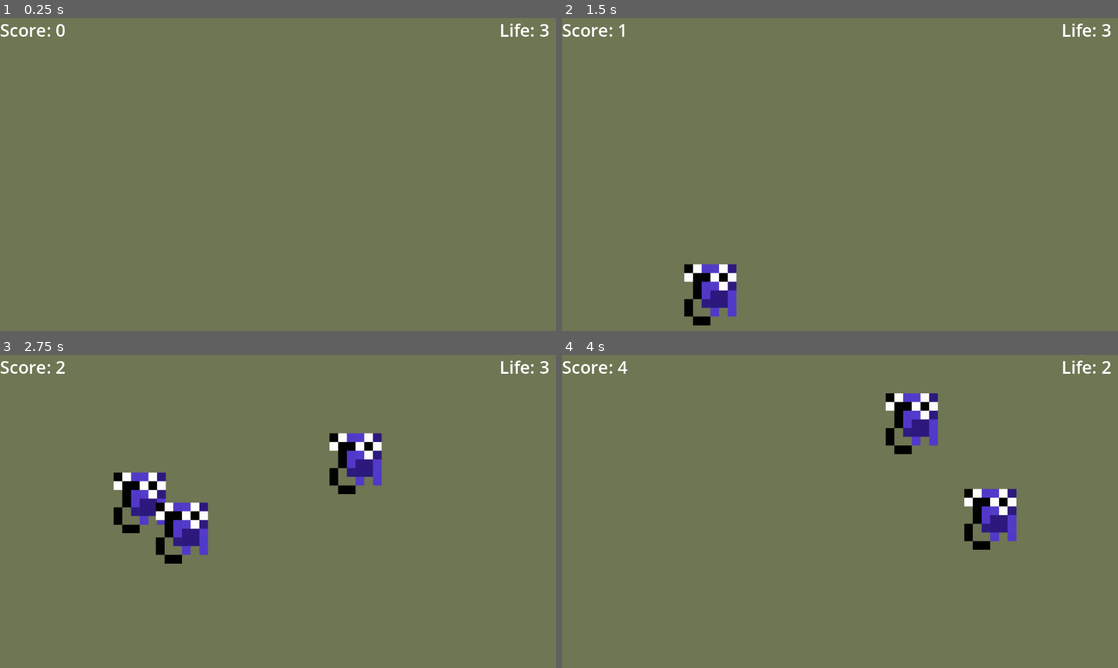
Above: before the commit, frames 1-4 (two rows, left to right).
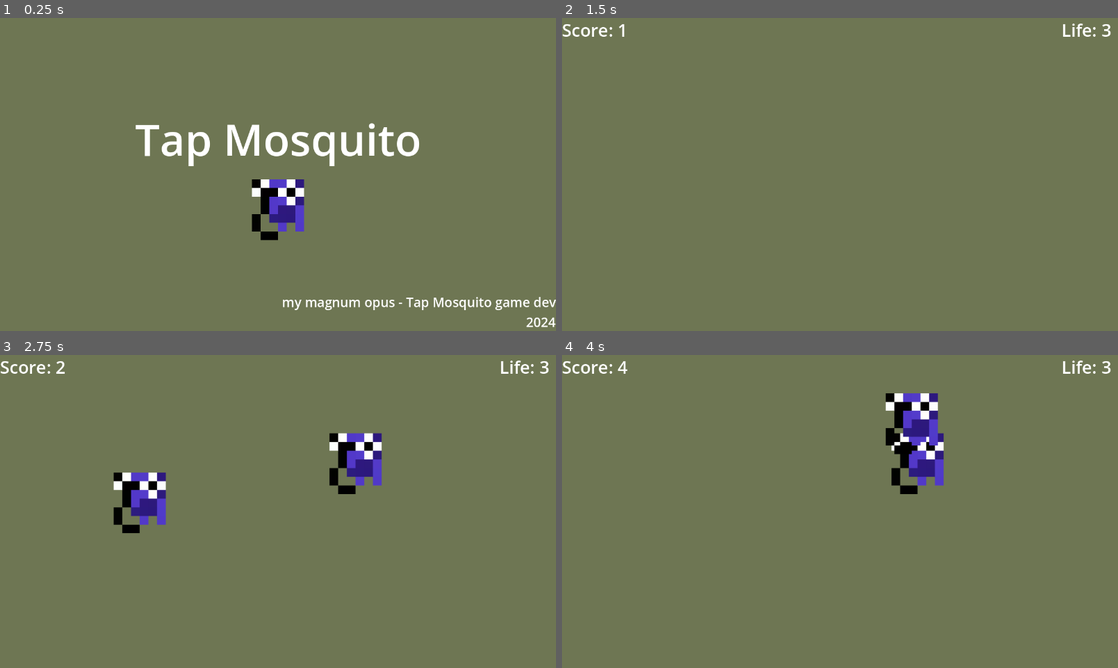
Above: after the commit, the same moments.

Repository: mrrossm/tapmosquito
Game: Godot game, scene res://start.tscn
The game is run twice, just before and just after one commit, with the same random seed, the same clock (stepped at 60 frames per second) and the same inputs. Before the commit the project starts from res://game.tscn.
Inputs (mouse positions are in pixels of both pictures, inside the frame that each line leads up to):
- Up to frame 1 (0.25 s): no input
- Up to frame 2 (1.5 s): click (840, 205) at 0.52 s; move the mouse to (662, 111) at 1.27 s; click (662, 111) at 1.42 s
- Up to frame 3 (2.75 s): tap Enter at 2 s; move the mouse to (150, 630) at 2.02 s; click (150, 630) at 2.17 s
- Up to frame 4 (4 s): move the mouse to (701, 502) at 2.77 s; click (701, 502) at 2.92 s; tap Space at 3.5 s; move the mouse to (745, 533) at 3.52 s; click (745, 533) at 3.67 s

The runs differ from the first frame. In frame 1, 4.5% of the frame differs, in the area x 0-100%, y 1-99%; in frame 2, 1.4%; in frame 3, 1.4%; in frame 4, 2.6%.

Commit message:
ui is now vboxed

Diff:
--- /dev/null
+++ b/_script/game_over.gd
@@ -0,0 +1,7 @@
+extends Control
+
+@onready var score_label = $Panel/VBoxContainer/Score
+@onready var globals = get_node("/root/Globals")
+
+func _process(delta):
+	score_label.text = "Tapped: " + str(globals.score)
--- /dev/null
+++ b/_script/globals.gd
@@ -0,0 +1,4 @@
+extends Node
+
+# Score is used to get the score from the gameplay to the game over screen
+var score = 0
--- a/_script/score_hud.gd
+++ b/_script/score_hud.gd
@@ -24,6 +24,8 @@
 # Decrease life :todo switch to game over screen
 func _on_spawner_life_down():
 	initial_life -= 1
-	# if life turns 0, turn to game over scene.
-	if initial_life == 0:
+	# if life turns 0, turn to game over scene. also transfer the globals value score
+	if initial_life <= 0:
+		var globals = get_node("/root/Globals")
+		globals.score = initial_score
 		get_tree().change_scene_to_file("res://game_over.tscn")
--- a/game_over.tscn
+++ b/game_over.tscn
@@ -1,8 +1,12 @@
-[gd_scene load_steps=4 format=3 uid="uid://dlv304rp70nii"]
+[gd_scene load_steps=7 format=3 uid="uid://dlv304rp70nii"]
 
+[ext_resource type="Script" path="res://_script/game_over.gd" id="1_bsnv1"]
 [ext_resource type="Script" path="res://_script/quit.gd" id="1_f7hk1"]
 [ext_resource type="Script" path="res://_script/restart.gd" id="1_lmeol"]
+[ext_resource type="PackedScene" uid="uid://ch48evakmhgyv" path="res://background.tscn" id="1_q0vbn"]
 [ext_resource type="Script" path="res://_script/menu.gd" id="2_70m4h"]
+
+[sub_resource type="StyleBoxEmpty" id="StyleBoxEmpty_qjohp"]
 
 [node name="GameOver" type="Control"]
 layout_mode = 3
@@ -11,46 +15,61 @@
 anchor_bottom = 1.0
 grow_horizontal = 2
 grow_vertical = 2
+script = ExtResource("1_bsnv1")
 
-[node name="Label" type="Label" parent="."]
+[node name="Background" parent="." instance=ExtResource("1_q0vbn")]
 layout_mode = 0
-offset_left = 382.0
-offset_top = 115.0
-offset_right = 927.0
-offset_bottom = 252.0
+mouse_filter = 2
+
+[node name="Panel" type="Panel" parent="."]
+layout_mode = 0
+offset_right = 1280.0
+offset_bottom = 720.0
+theme_override_styles/panel = SubResource("StyleBoxEmpty_qjohp")
+
+[node name="VBoxContainer" type="VBoxContainer" parent="Panel"]
+layout_mode = 1
+anchors_preset = 8
+anchor_left = 0.5
+anchor_top = 0.5
+anchor_right = 0.5
+anchor_bottom = 0.5
+offset_left = -20.0
+offset_top = -20.0
+offset_right = 20.0
+offset_bottom = 20.0
+grow_horizontal = 2
+grow_vertical = 2
+
+[node name="GameOver" type="Label" parent="Panel/VBoxContainer"]
+layout_mode = 2
 theme_override_font_sizes/font_size = 100
 text = "Game Over"
 
-[node name="restart" type="Button" parent="."]
-layout_mode = 0
-offset_left = 385.0
-offset_top = 294.0
-offset_right = 949.0
-offset_bottom = 387.0
+[node name="restart" type="Button" parent="Panel/VBoxContainer"]
+layout_mode = 2
 theme_override_font_sizes/font_size = 50
 text = "Restart Game"
 script = ExtResource("1_lmeol")
 
-[node name="menu" type="Button" parent="."]
-layout_mode = 0
-offset_left = 385.0
-offset_top = 418.0
-offset_right = 949.0
-offset_bottom = 511.0
+[node name="menu" type="Button" parent="Panel/VBoxContainer"]
+layout_mode = 2
 theme_override_font_sizes/font_size = 50
 text = "Quit to Menu"
 script = ExtResource("2_70m4h")
 
-[node name="quit" type="Button" parent="."]
-layout_mode = 0
-offset_left = 385.0
-offset_top = 538.0
-offset_right = 949.0
-offset_bottom = 631.0
+[node name="quit" type="Button" parent="Panel/VBoxContainer"]
+layout_mode = 2
 theme_override_font_sizes/font_size = 50
 text = "Quit Game"
 script = ExtResource("1_f7hk1")
 
-[connection signal="pressed" from="restart" to="restart" method="_on_pressed"]
-[connection signal="pressed" from="menu" to="menu" method="_on_pressed"]
-[connection signal="pressed" from="quit" to="quit" method="_on_pressed"]
+[node name="Score" type="Label" parent="Panel/VBoxContainer"]
+layout_mode = 2
+size_flags_horizontal = 4
+theme_override_font_sizes/font_size = 60
+text = "Tapped:"
+
+[connection signal="pressed" from="Panel/VBoxContainer/restart" to="Panel/VBoxContainer/restart" method="_on_pressed"]
+[connection signal="pressed" from="Panel/VBoxContainer/menu" to="Panel/VBoxContainer/menu" method="_on_pressed"]
+[connection signal="pressed" from="Panel/VBoxContainer/quit" to="Panel/VBoxContainer/quit" method="_on_pressed"]
--- a/project.godot
+++ b/project.godot
@@ -11,9 +11,13 @@
 [application]
 
 config/name="Tap Mosquito"
-run/main_scene="res://game.tscn"
+run/main_scene="res://start.tscn"
 config/features=PackedStringArray("4.2", "GL Compatibility")
 config/icon="res://_art/icon.svg"
+
+[autoload]
+
+Globals="*res://_script/globals.gd"
 
 [display]
 
--- a/start.tscn
+++ b/start.tscn
@@ -1,8 +1,12 @@
-[gd_scene load_steps=4 format=3 uid="uid://obxqi1l81rpn"]
+[gd_scene load_steps=6 format=3 uid="uid://obxqi1l81rpn"]
 
 [ext_resource type="PackedScene" uid="uid://ch48evakmhgyv" path="res://background.tscn" id="1_kn0bn"]
 [ext_resource type="Texture2D" uid="uid://bxaxl14g43gtr" path="res://_art/mosquito.png" id="2_10cgd"]
 [ext_resource type="Script" path="res://_script/PlayButton.gd" id="3_d6swy"]
+
+[sub_resource type="StyleBoxEmpty" id="StyleBoxEmpty_qdwnd"]
+
+[sub_resource type="StyleBoxEmpty" id="StyleBoxEmpty_4i6ha"]
 
 [node name="Start" type="Control"]
 layout_mode = 3
@@ -16,32 +20,71 @@
 layout_mode = 0
 mouse_filter = 2
 
-[node name="Title" type="Label" parent="."]
+[node name="Panel" type="Panel" parent="."]
 layout_mode = 0
-offset_left = 2.0
-offset_top = 198.0
-offset_right = 1282.0
-offset_bottom = 335.0
+offset_right = 1280.0
+offset_bottom = 720.0
+theme_override_styles/panel = SubResource("StyleBoxEmpty_qdwnd")
+
+[node name="VBoxContainer" type="VBoxContainer" parent="Panel"]
+layout_mode = 1
+anchors_preset = 8
+anchor_left = 0.5
+anchor_top = 0.5
+anchor_right = 0.5
+anchor_bottom = 0.5
+offset_left = -329.0
+offset_top = -150.5
+offset_right = 329.0
+offset_bottom = 150.5
+grow_horizontal = 2
+grow_vertical = 2
+
+[node name="Title" type="Label" parent="Panel/VBoxContainer"]
+layout_mode = 2
+size_flags_horizontal = 4
 theme_override_font_sizes/font_size = 100
 text = "Tap Mosquito"
 horizontal_alignment = 1
 
-[node name="Description" type="Label" parent="."]
-layout_mode = 0
-offset_left = 2.0
-offset_top = 663.0
-offset_right = 761.0
-offset_bottom = 720.0
+[node name="PlayButton" type="TextureButton" parent="Panel/VBoxContainer"]
+layout_mode = 2
+size_flags_horizontal = 4
+size_flags_vertical = 4
+texture_normal = ExtResource("2_10cgd")
+script = ExtResource("3_d6swy")
+
+[node name="Panel2" type="Panel" parent="."]
+layout_mode = 1
+anchors_preset = 12
+anchor_top = 1.0
+anchor_right = 1.0
+anchor_bottom = 1.0
+offset_top = -91.0
+grow_horizontal = 2
+grow_vertical = 0
+theme_override_styles/panel = SubResource("StyleBoxEmpty_4i6ha")
+
+[node name="VBoxContainer" type="VBoxContainer" parent="Panel2"]
+layout_mode = 1
+anchors_preset = 12
+anchor_top = 1.0
+anchor_right = 1.0
+anchor_bottom = 1.0
+offset_top = -88.0
+grow_horizontal = 2
+grow_vertical = 0
+
+[node name="Description" type="Label" parent="Panel2/VBoxContainer"]
+layout_mode = 2
+size_flags_horizontal = 8
 theme_override_font_sizes/font_size = 30
 text = "my magnum opus - Tap Mosquito game dev"
 
-[node name="PlayButton" type="TextureButton" parent="."]
-layout_mode = 0
-offset_left = 554.0
-offset_top = 356.0
-offset_right = 714.0
-offset_bottom = 516.0
-texture_normal = ExtResource("2_10cgd")
-script = ExtResource("3_d6swy")
+[node name="Description2" type="Label" parent="Panel2/VBoxContainer"]
+layout_mode = 2
+size_flags_horizontal = 8
+theme_override_font_sizes/font_size = 30
+text = "2024"
 
-[connection signal="pressed" from="PlayButton" to="PlayButton" method="_on_pressed"]
+[connection signal="pressed" from="Panel/VBoxContainer/PlayButton" to="Panel/VBoxContainer/PlayButton" method="_on_pressed"]
